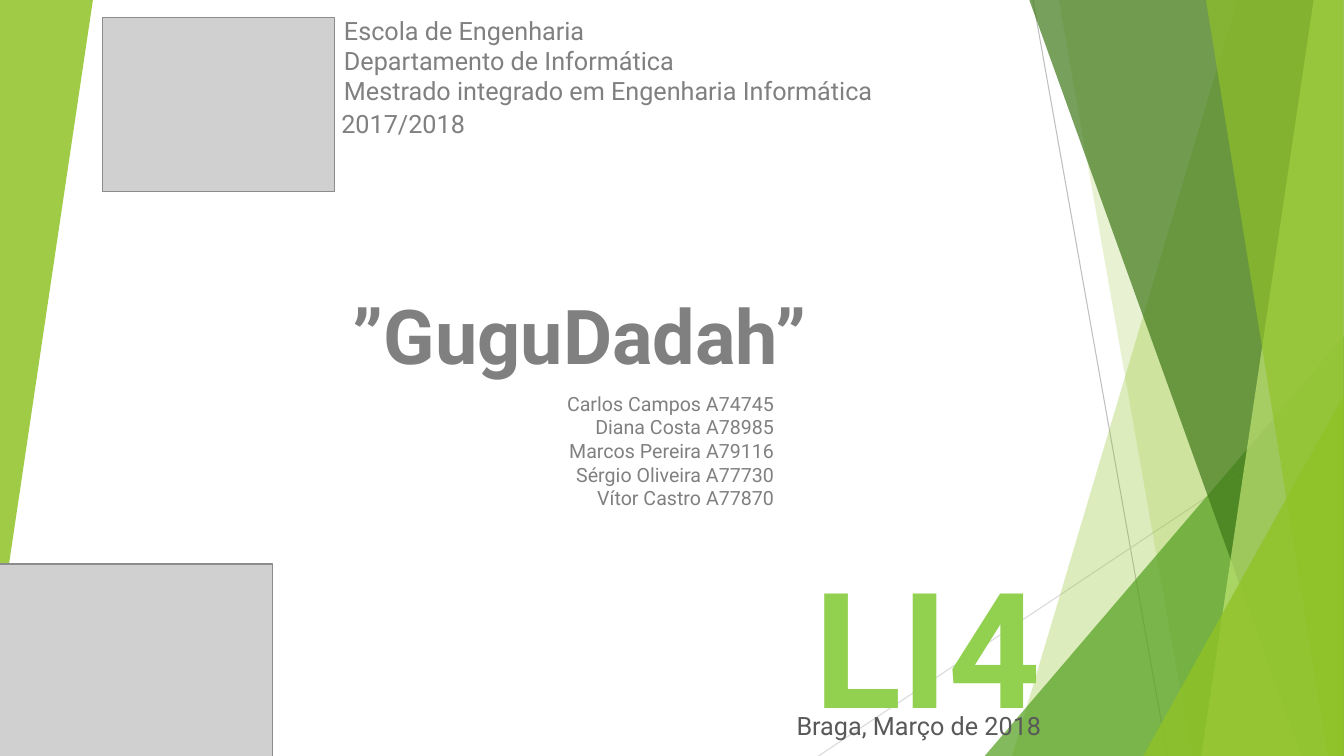
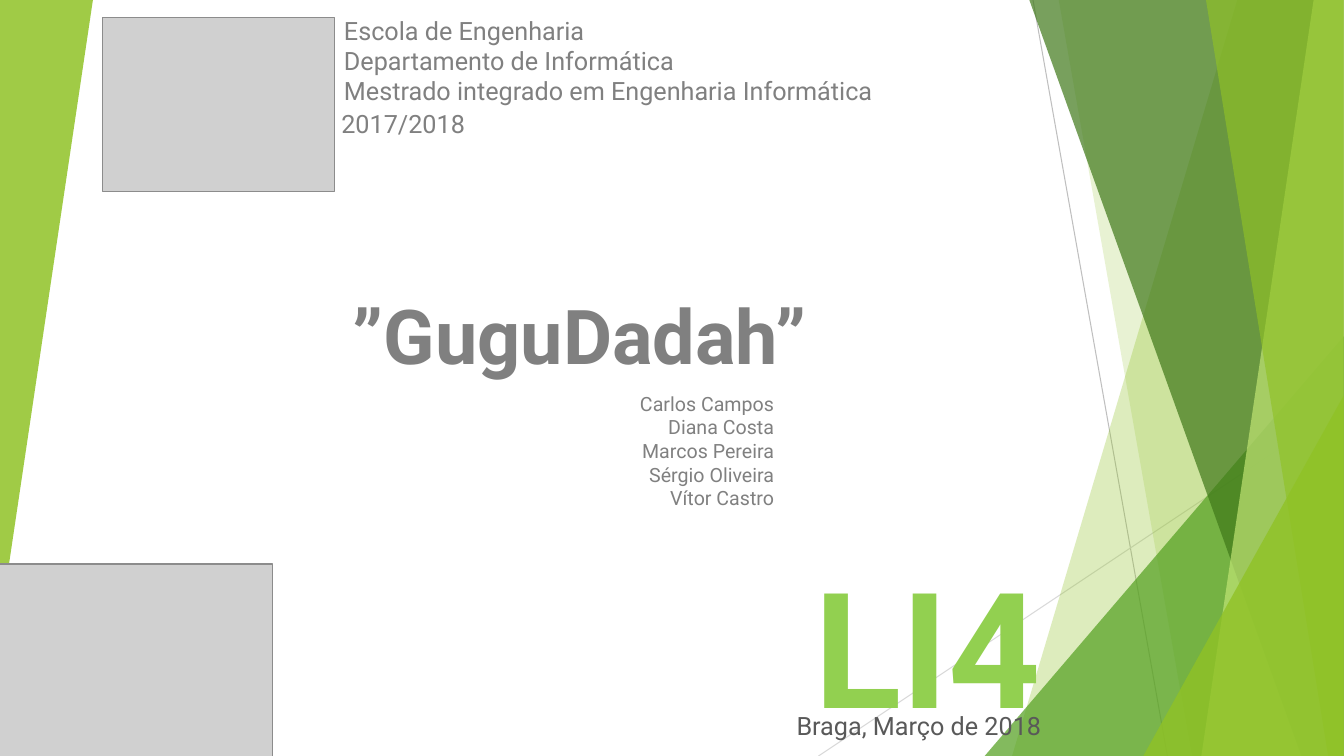
Before and after one commit to vitorjrc/babysitting-system, a slide deck: slide 1 of relatorio/LI4.pptx. Drawn at 1344x756 pixels with LibreOffice and Linux fonts; fonts in the diff are those of the drawing; grey boxes stand for pictures. Boxes give left, top, right and bottom in pixels: in the first picture for what was removed or moved away, otherwise in the second. Text is boxed around its words. In the diff, an @@ line names an element or a change of style, - is before the commit and + after.

Commit message:
changes in presentation

```diff
--- a/relatorio/LI4.pptx
+++ b/relatorio/LI4.pptx
@@ text at [640, 396, 775, 505]: text changed @@
-Carlos Campos A74745
-Diana Costa A78985
-Marcos Pereira A79116
-Sérgio Oliveira A77730
-Vítor Castro A77870
+Carlos Campos
+Diana Costa
+Marcos Pereira
+Sérgio Oliveira
+Vítor Castro
```
Also in this commit, not shown: 3 other slides changed, 2 slides added.
